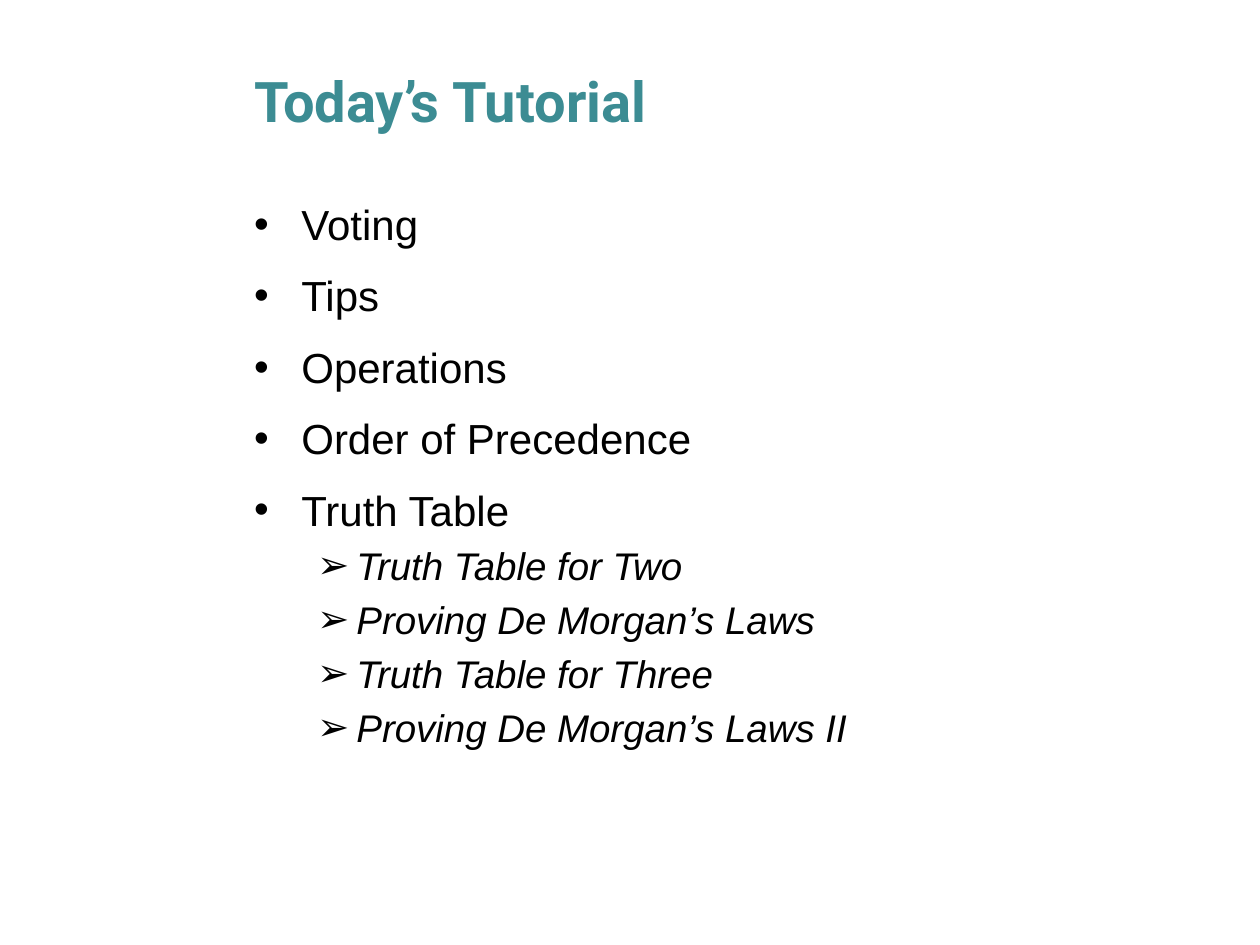
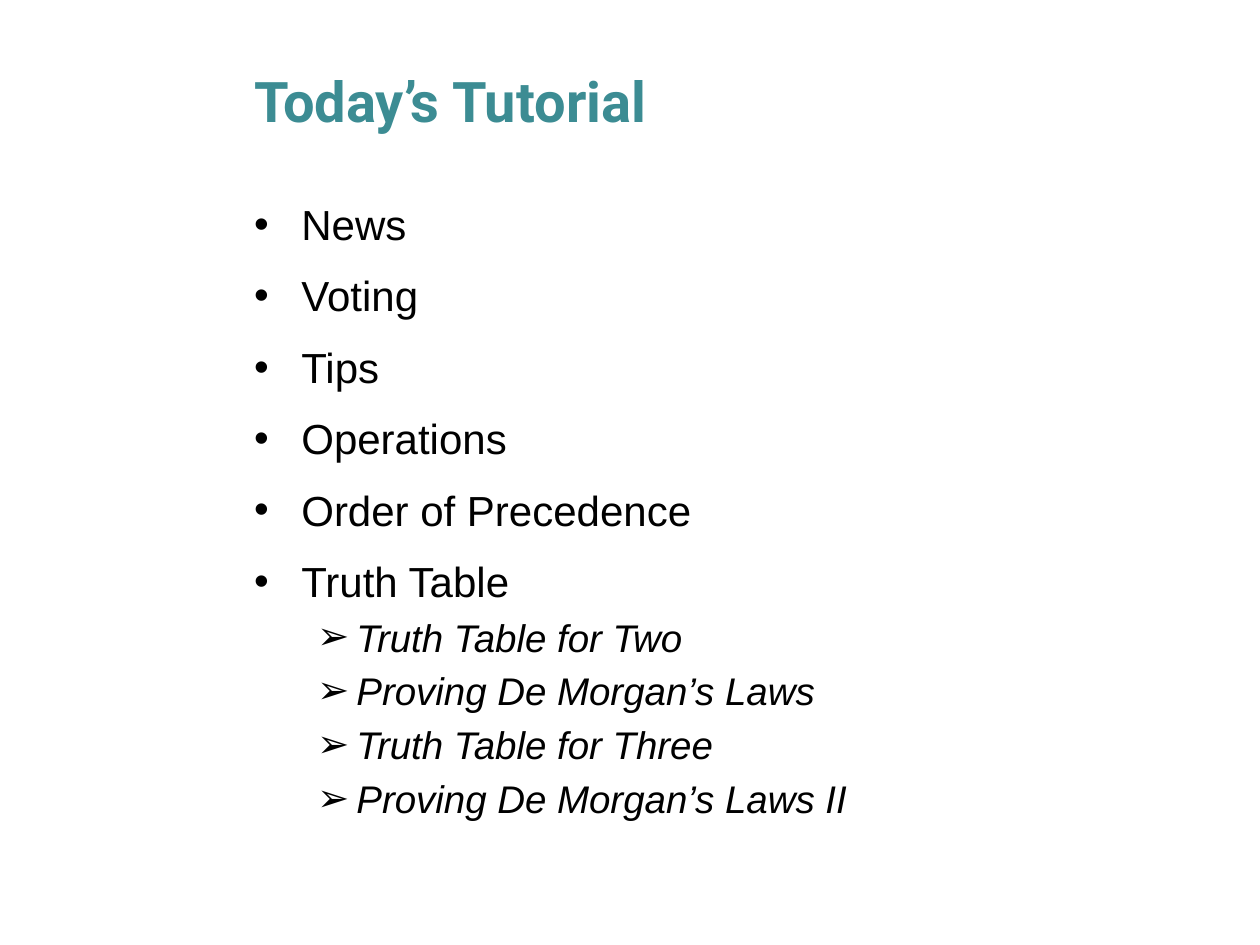
Before and after one commit to husathap/husathap.github.io, a slide deck: slide 2 of teaching/f15_cpsc217/Week_4_1.pptx. Drawn at 1260x945 pixels with LibreOffice and Linux fonts; fonts in the diff are those of the drawing; background and template pictures are left out. Boxes give left, top, right and bottom in pixels: in the first picture for what was removed or moved away, otherwise in the second. Text is boxed around its words. In the diff, an @@ line names an element or a change of style, - is before the commit and + after.

```diff
--- a/teaching/f15_cpsc217/Week_4_1.pptx
+++ b/teaching/f15_cpsc217/Week_4_1.pptx
@@ text at (301,211,406,241): paragraph added @@
+• News
```
Also in this commit, not shown: 1 other slide changed, 1 slide added, 1 other file.
